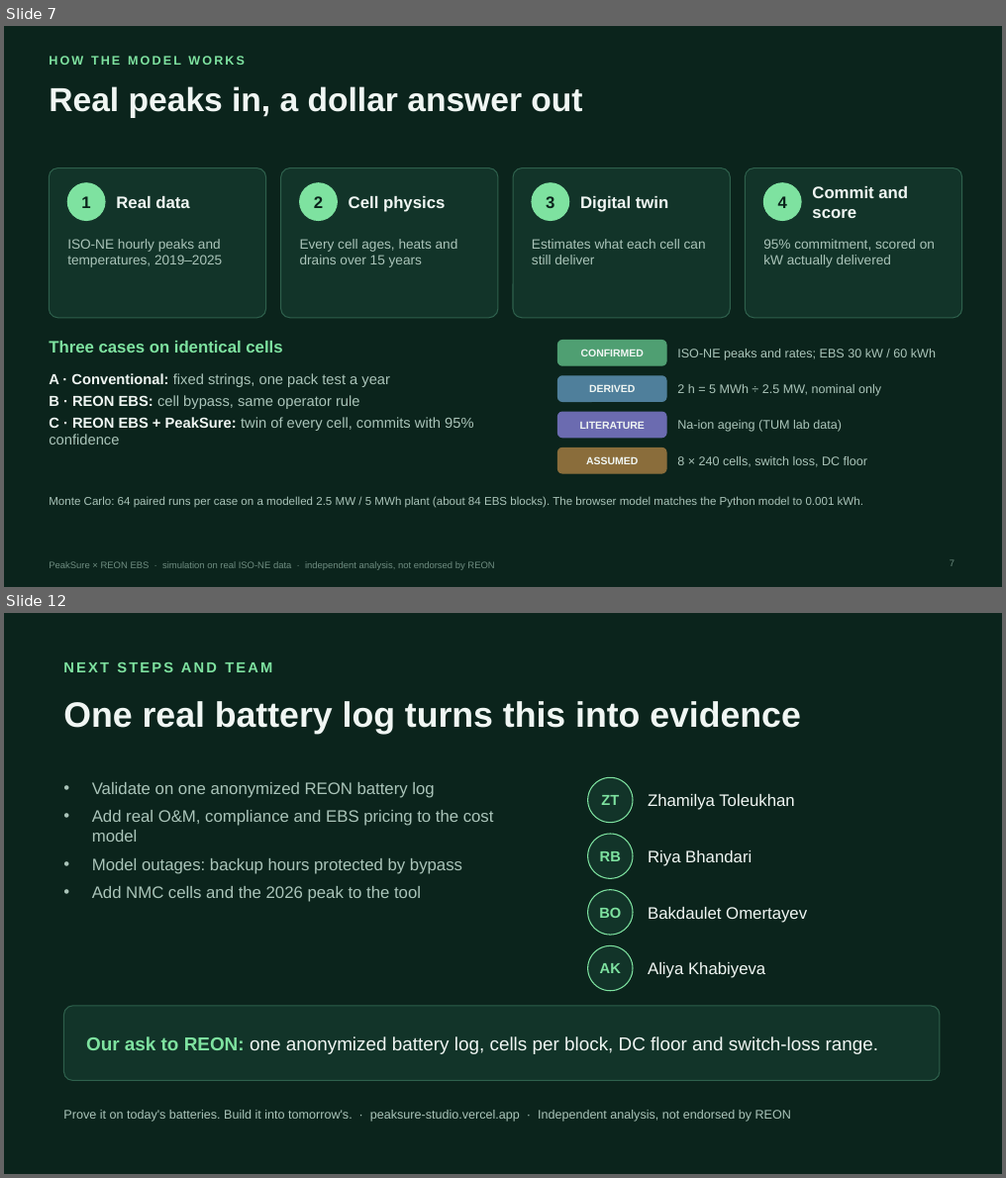
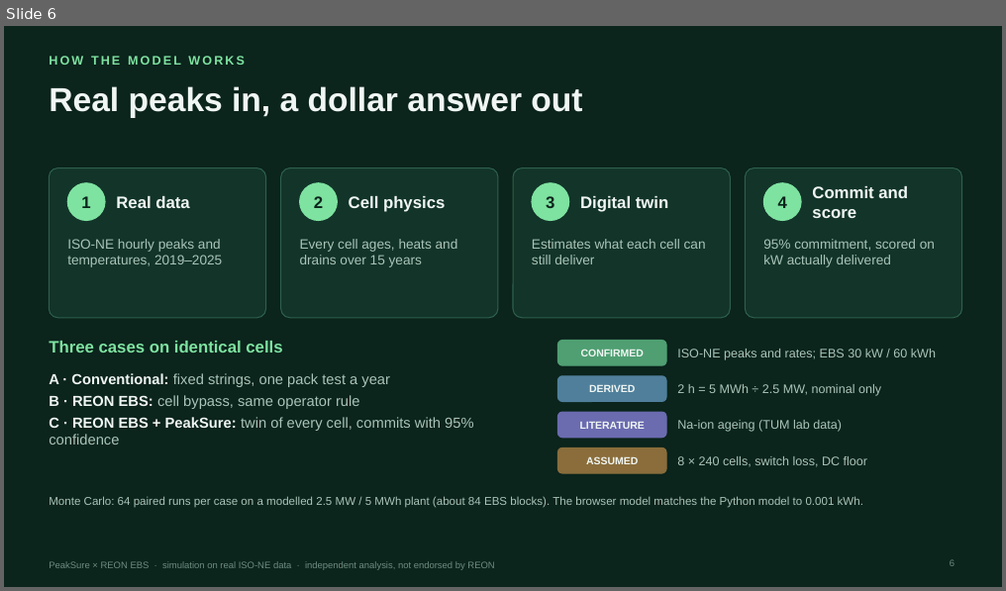
Before and after one commit to Bakdaulet-omeraiuly/peaksure, a slide deck: submission/PeakSure_deck.pptx. Shown one above the other, each under a label of ours: slides 7 and 12 before the commit, slide 6 after it; the slides between them are not shown. The pictures are 1006x1178 and 1006x591 pixels, drawn with LibreOffice and Linux fonts; fonts in the diff are those of the drawing. Boxes give left, top, right and bottom in pixels: in the first picture for what was removed or moved away, otherwise in the second. Text is boxed around its words. In the diff, an @@ line names an element or a change of style, - is before the commit and + after.

```diff
--- a/submission/PeakSure_deck.pptx
+++ b/submission/PeakSure_deck.pptx
@@ slide 12 removed at bbox=[4, 613, 1002, 1174], background #0B241C @@
@@ text removed at bbox=[63, 662, 272, 672] @@
-NEXT STEPS AND TEAM
@@ text removed at bbox=[63, 701, 800, 734] @@
-One real battery log turns this into evidence
@@ text removed at bbox=[92, 782, 494, 902] @@
-• Validate on one anonymized REON battery log
-• Add real O&M, compliance and EBS pricing to the cost model
-• Model outages: backup hours protected by bypass
-• Add NMC cells and the 2026 peak to the tool
@@ ellipse removed at bbox=[588, 777, 633, 823] @@
@@ text removed at bbox=[601, 795, 619, 805] @@
-ZT
@@ text removed at bbox=[648, 794, 794, 810] @@
-Zhamilya Toleukhan
@@ ellipse removed at bbox=[588, 834, 633, 878] @@
@@ text removed at bbox=[600, 852, 621, 861] @@
-RB
@@ text removed at bbox=[648, 851, 751, 866] @@
-Riya Bhandari
@@ ellipse removed at bbox=[588, 890, 633, 935] @@
@@ text removed at bbox=[599, 908, 621, 918] @@
-BO
@@ text removed at bbox=[648, 907, 807, 923] @@
-Bakdaulet Omertayev
@@ ellipse removed at bbox=[588, 947, 633, 991] @@
@@ text removed at bbox=[600, 963, 621, 973] @@
-AK
@@ text removed at bbox=[648, 962, 765, 978] @@
-Aliya Khabiyeva
@@ rounded rectangle removed at bbox=[63, 1006, 940, 1081] @@
@@ text removed at bbox=[86, 1037, 879, 1055] @@
-Our ask to REON: one anonymized battery log, cells per block, DC floor and switch-loss range.
@@ text removed at bbox=[63, 1110, 791, 1122] @@
-Prove it on today's batteries. Build it into tomorrow's. · peaksure-studio.vercel.app · Independent analysis, not endorsed by REON
@@ what was slide 7 is now slide 6 @@
@@ page number at bbox=[949, 560, 954, 567]: text changed @@
-7
+6
```
Also in this commit, not shown: 6 slides changed, 1 other slide removed, 3 other files.
